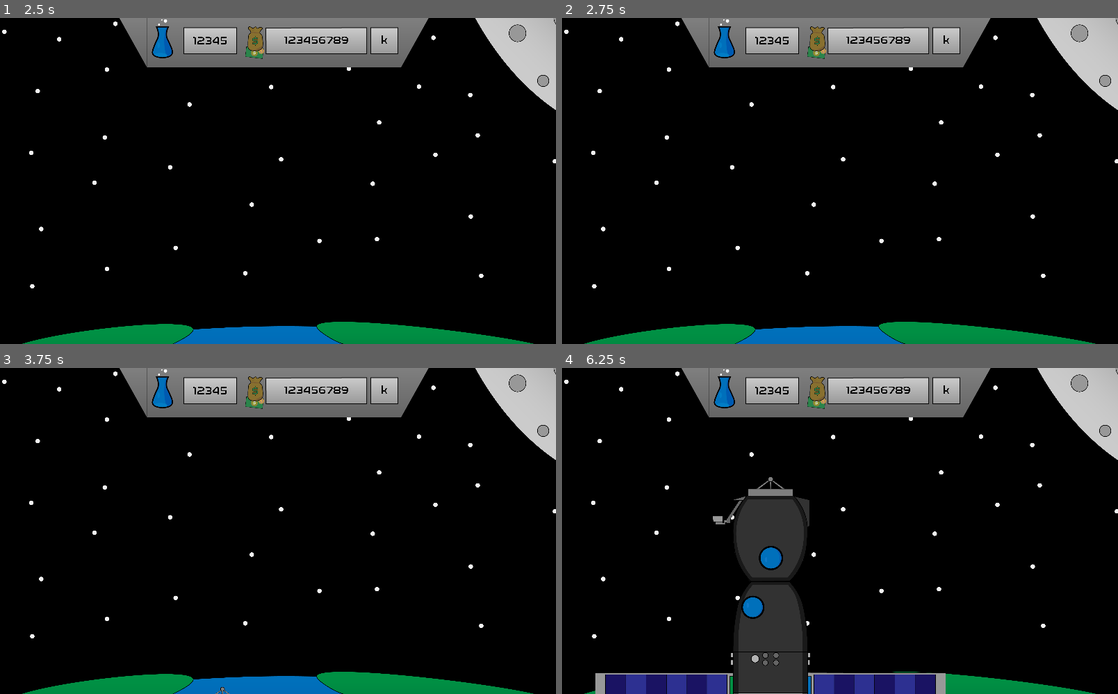
Above: before the commit, frames 1-4 (two rows, left to right).
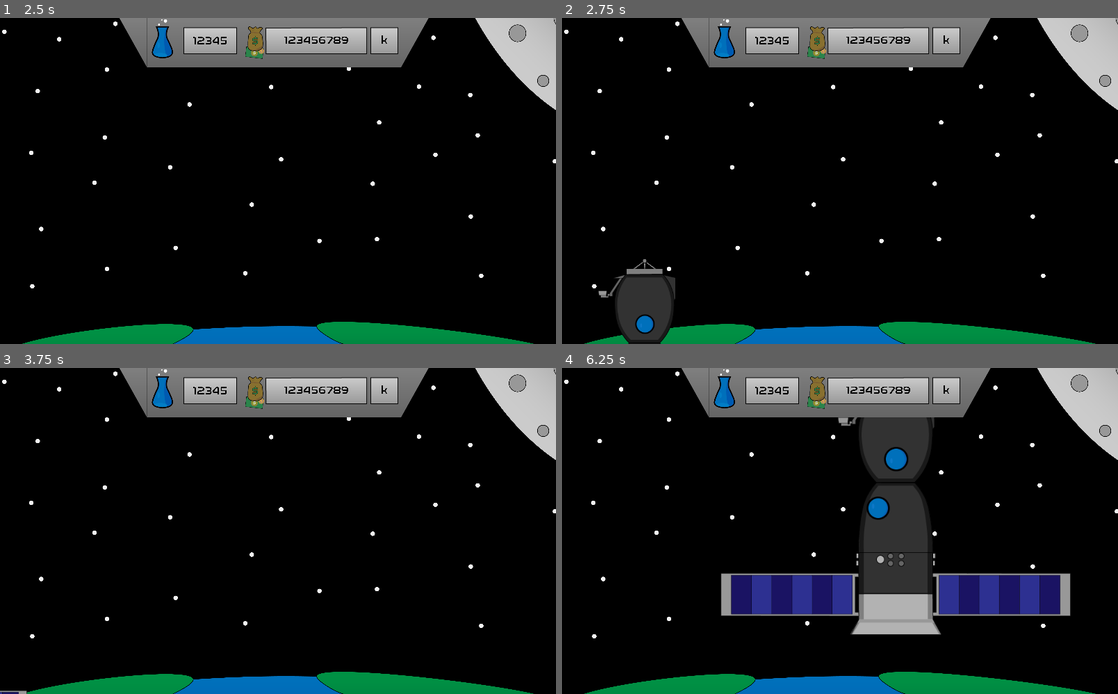
Above: after the commit, the same moments.

Repository: Periapsis-Studios/Beyond-the-Sphere-Vector
Game: Godot game, scene res://Scenes/MainMenu.tscn
The game is run twice, just before and just after one commit, with the same random seed, the same clock (stepped at 60 frames per second) and the same inputs.
Inputs (mouse positions are in pixels of both pictures, inside the frame that each line leads up to):
- Up to frame 1 (2.5 s): click "New Game" at 0.5 s; tap Enter at 1.25 s; move the mouse to (400, 164) at 1.27 s; hold D (move_right) 1.28-2.03 s; hold Mouse wheel up (zoom_in) 1.28-2.03 s; tap Space at 2 s; move the mouse to (166, 197) at 2.02 s; hold S (move_down) from 2.03 s (still down); tap Mouse wheel down (zoom_out) at 2.1 s
- Up to frame 2 (2.75 s): keep holding S (move_down)
- Up to frame 3 (3.75 s): move the mouse to (333, 459) at 2.77 s; release S (move_down) at 2.78 s; hold D (move_right) 2.78-3.53 s; hold Mouse wheel up (zoom_in) 2.78-3.53 s; tap Enter at 3.5 s; move the mouse to (250, 596) at 3.52 s; hold W (move_up) from 3.53 s (still down); tap Mouse wheel down (zoom_out) at 3.6 s
- Up to frame 4 (6.25 s): move the mouse to (1006, 579) at 4.27 s; release W (move_up) at 4.28 s; hold Mouse wheel up (zoom_in) 4.28-5.03 s; hold A (move_left) 4.28-5.78 s; move the mouse to (673, 482) at 5.02 s; tap Mouse wheel down (zoom_out) at 5.1 s; move the mouse to (867, 531) at 5.77 s; hold S (move_down) from 5.78 s (still down); hold Mouse wheel up (zoom_in) from 5.78 s (still down)

Frame 1 is identical in both runs. In frame 2, 2.1% of the frame differs, in the area x 6-21%, y 73-100%; in frame 3, less than 0.1%; in frame 4, 24%, in the area x 6-92%, y 15-100%.

Commit message:
Finish movement + Soyuz texture upgrade

Diff:
--- a/Scenes/Modules/Soyuz.tscn
+++ b/Scenes/Modules/Soyuz.tscn
@@ -25,6 +25,7 @@
 texture = ExtResource( 4 )
 
 [node name="Module" type="Sprite" parent="."]
+scale = Vector2( 4.15, 4.15 )
 texture = ExtResource( 2 )
 
 [node name="Button" type="Button" parent="."]
--- a/Scripts/EarthMain.gd
+++ b/Scripts/EarthMain.gd
@@ -21,31 +21,19 @@
 		camera.zoom.x += 1
 		camera.zoom.y += 1
 
-	if event.is_action("move_down"):
-		camera.offset.y += MOVESPEED
-
-	if event.is_action("move_up"):
-		camera.offset.y -= MOVESPEED
-
-	if event.is_action("move_left"):
-		camera.offset.x -= MOVESPEED
-
-	if event.is_action("move_right"):
-		camera.offset.x += MOVESPEED
-
 
 func _process(delta):
 	if Input.is_action_pressed("move_down"):
-		move(0, MOVESPEED, delta)
+		move(0, MOVESPEED * camera.zoom.x, delta)
 
 	if Input.is_action_pressed("move_up"):
-		move(0, -MOVESPEED, delta)
+		move(0, -MOVESPEED * camera.zoom.x, delta)
 
 	if Input.is_action_pressed("move_left"):
-		move(-MOVESPEED, 0, delta)
+		move(-MOVESPEED * camera.zoom.x, 0, delta)
 
 	if Input.is_action_pressed("move_right"):
-		move(-MOVESPEED, 0, delta)
+		move(MOVESPEED * camera.zoom.x, 0, delta)
 
 
 func _ready():
@@ -53,7 +41,8 @@
 
 
 func move(amount_x: int, amount_y: int, delta: float):
-	tween.interpolate_property(camera, "offset", camera.position, Vector2(camera.position.x + amount_x, camera.position.y + amount_y), delta)
+	tween.interpolate_property(camera, "offset", camera.offset, Vector2(camera.offset.x + amount_x, camera.offset.y + amount_y), delta)
+	tween.start()
 
 
 func dock(targetPos: Vector2, targetRot: int, targetPortType: String, module: String, port: int):
Not shown, added: OST/BtS 70s.mp3.import
Binary file changed: Textures/Spacecraft/Soyuz.png
Not shown, added: OST/BtS 70s.mp3
Not shown, added: Texture-Sources/Soyuz.ai
Not shown, removed: Textures/UI/Soyuz.ai
